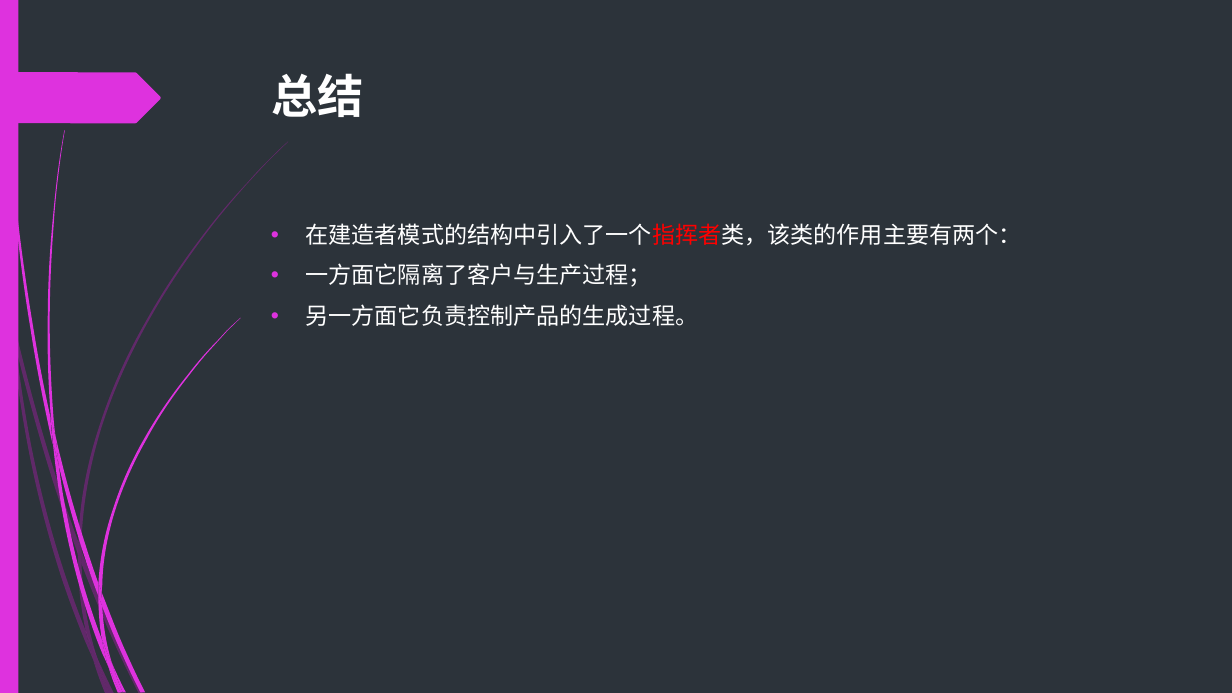
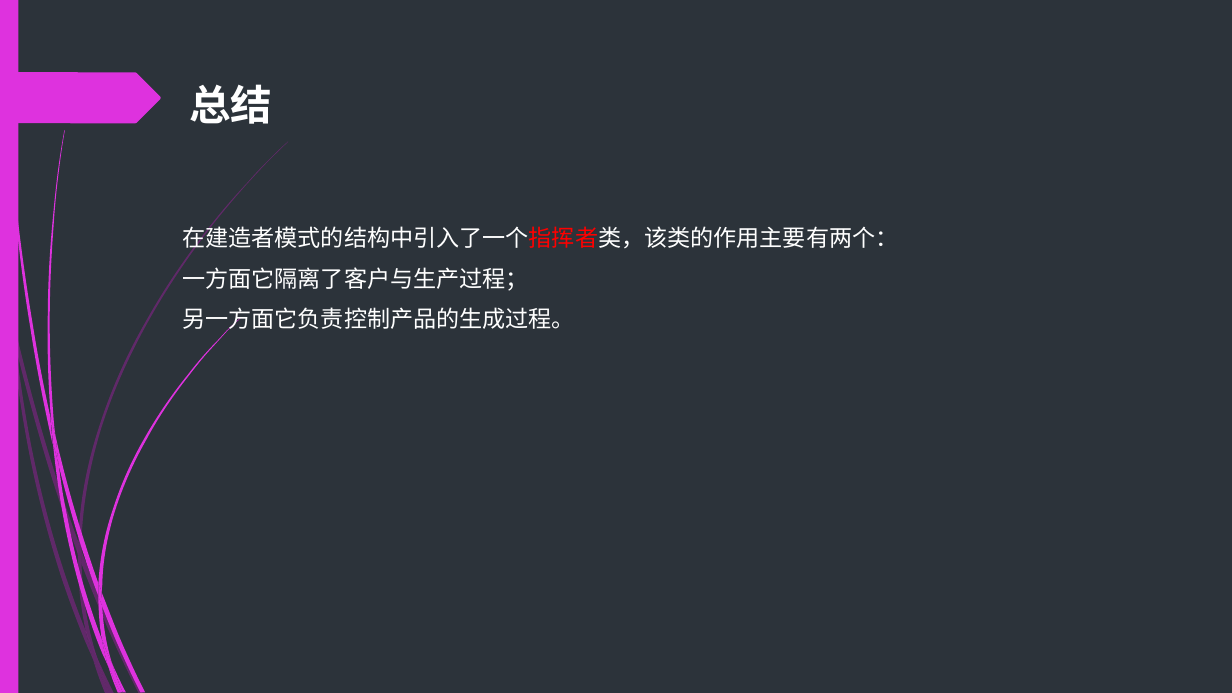
Before and after one commit to Sky8989/DataStructure_learn20190615, a slide deck: slide 10 of src/main/resources/建造者模式.pptx (slide 7 before the commit). Drawn at 1232x693 pixels with LibreOffice and Linux fonts; fonts in the diff are those of the drawing. Boxes give left, top, right and bottom in pixels: in the first picture for what was removed or moved away, otherwise in the second. Text is boxed around its words. In the diff, an @@ line names an element or a change of style, - is before the commit and + after.

```diff
--- a/src/main/resources/建造者模式.pptx
+++ b/src/main/resources/建造者模式.pptx
@@ title "总结": place and size @@
-title "总结" at [271, 73, 363, 117]
+title "总结" at [189, 84, 272, 124]
@@ title "总结" at [189, 84, 272, 124]: size 36 to 32.4 pt @@
@@ text "在建造者模式的结构中引入了一个指挥者类，该类的作用主要有两个：": place and size @@
-text "在建造者模式的结构中引入了一个指挥者类，该类的作用主要有两个：" at [306, 223, 1022, 326]
+text "在建造者模式的结构中引入了一个指挥者类，该类的作用主要有两个：" at [182, 223, 898, 333]
@@ text "在建造者模式的结构中引入了一个指挥者类，该类的作用主要有两个：" at [182, 223, 898, 333]: bullet • to none @@
```
Also in this commit, not shown: 4 other slides changed, 12 slides added, 8 slides removed, 32 other files.
